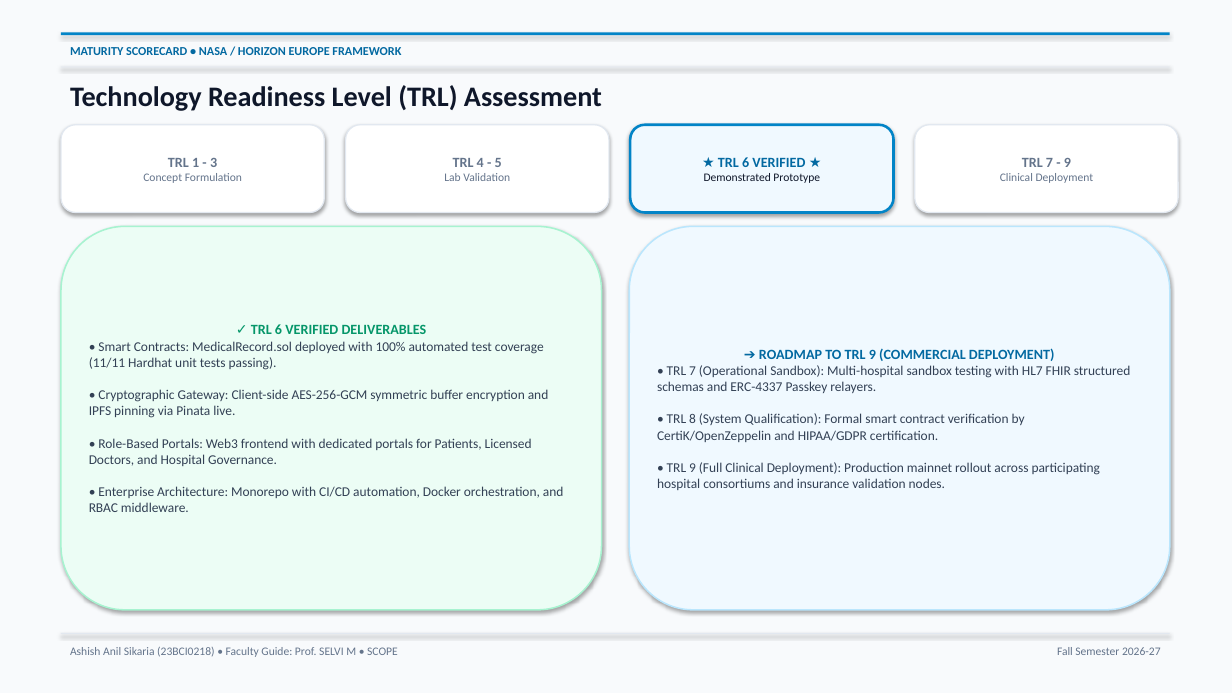
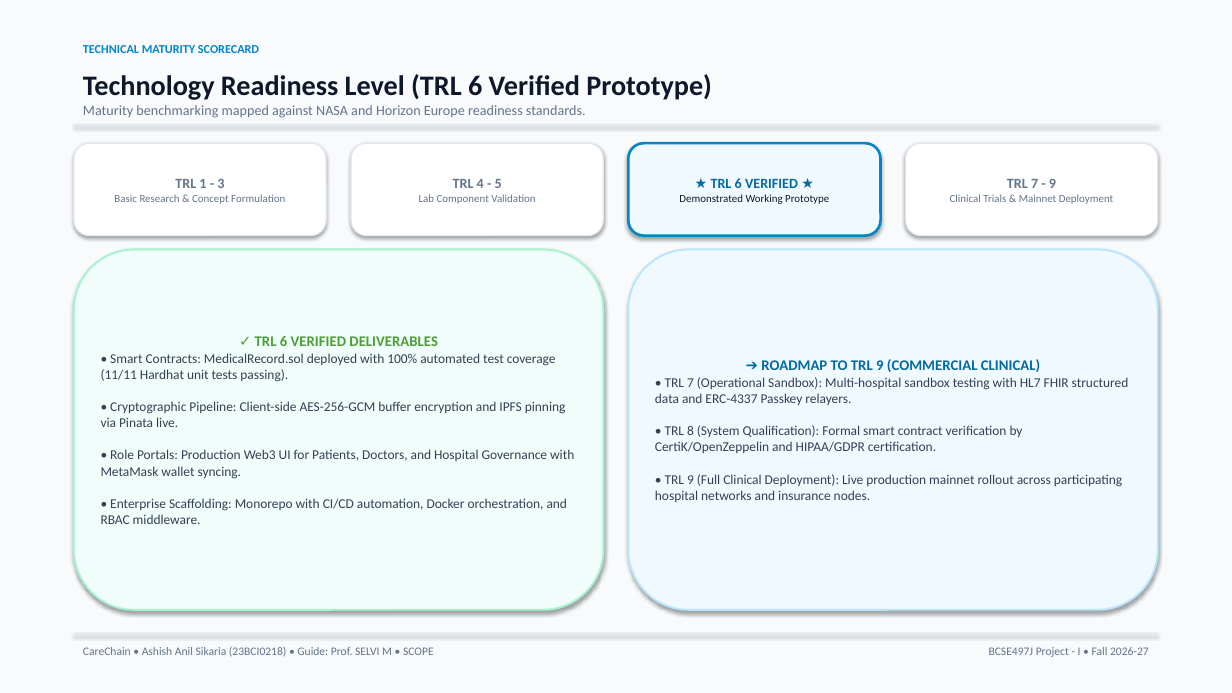
Before and after one commit to ashishanilsikaria/CareChain, a slide deck: slide 6 of docs/presentation/CareChain_Presentation.pptx. Drawn at 1232x693 pixels with LibreOffice and Linux fonts; fonts in the diff are those of the drawing. Boxes give left, top, right and bottom in pixels: in the first picture for what was removed or moved away, otherwise in the second. Text is boxed around its words. In the diff, an @@ line names an element or a change of style, - is before the commit and + after.

Commit message:
refactor(presentation): redesign deck to executive McKinsey/Apple healthtech standard with authentic UN SDG branding

```diff
--- a/docs/presentation/CareChain_Presentation.pptx
+++ b/docs/presentation/CareChain_Presentation.pptx
@@ text "TECHNICAL MATURITY SCORECARD": place and size @@
-text "TECHNICAL MATURITY SCORECARD" at box(61, 32, 1170, 35)
+text "TECHNICAL MATURITY SCORECARD" at box(83, 45, 259, 53)
@@ text "TECHNICAL MATURITY SCORECARD" at box(83, 45, 259, 53): fill #0284C7 to none; shadow off @@
@@ text at box(83, 45, 259, 53): text added @@
+TECHNICAL MATURITY SCORECARD
@@ text removed at box(70, 85, 602, 111) @@
-Technology Readiness Level (TRL) Assessment
@@ text at box(83, 74, 712, 118): text changed; size 9.5 to 11 pt; text colour #0369A1 to #64748B; bold off @@
-MATURITY SCORECARD • NASA / HORIZON EUROPE FRAMEWORK
+Technology Readiness Level (TRL 6 Verified Prototype)
+Maturity benchmarking mapped against NASA and Horizon Europe readiness standards.
@@ rectangle: place and size @@
-rectangle at box(61, 67, 1170, 67)
+rectangle at box(74, 125, 1158, 126)
@@ rounded rectangle "TRL 1 - 3": place and size @@
-rounded rectangle "TRL 1 - 3" at box(61, 125, 324, 213)
+rounded rectangle "TRL 1 - 3" at box(74, 143, 326, 236)
@@ rounded rectangle "TRL 4 - 5": place and size @@
-rounded rectangle "TRL 4 - 5" at box(346, 125, 609, 213)
+rounded rectangle "TRL 4 - 5" at box(351, 143, 604, 236)
@@ rounded rectangle "★ TRL 6 VERIFIED ★": place and size @@
-rounded rectangle "★ TRL 6 VERIFIED ★" at box(630, 125, 894, 213)
+rounded rectangle "★ TRL 6 VERIFIED ★" at box(628, 143, 881, 236)
@@ rounded rectangle "TRL 7 - 9": place and size @@
-rounded rectangle "TRL 7 - 9" at box(915, 125, 1178, 213)
+rounded rectangle "TRL 7 - 9" at box(906, 143, 1158, 236)
@@ text in rounded rectangle at box(114, 194, 285, 204): text changed; size 9 to 8.5 pt @@
-Concept Formulation
+Basic Research & Concept Formulation
@@ text in rounded rectangle at box(419, 194, 535, 204): text changed; size 9 to 8.5 pt @@
-Lab Validation
+Lab Component Validation
@@ text in rounded rectangle at box(679, 194, 829, 204): text changed; size 9 to 8.5 pt @@
-Demonstrated Prototype
+Demonstrated Working Prototype
@@ text in rounded rectangle at box(950, 194, 1114, 204): text changed; size 9 to 8.5 pt @@
-Clinical Deployment
+Clinical Trials & Mainnet Deployment
@@ rounded rectangle "✓ TRL 6 VERIFIED DELIVERABLES": place and size @@
-rounded rectangle "✓ TRL 6 VERIFIED DELIVERABLES" at box(61, 226, 602, 610)
+rounded rectangle "✓ TRL 6 VERIFIED DELIVERABLES" at box(74, 250, 604, 610)
@@ rounded rectangle "✓ TRL 6 VERIFIED DELIVERABLES" at box(74, 250, 604, 610): fill #ECFDF5 to #F0FDFA; outline #A7F3D0 1.2 pt to #A7F3D0 1.5 pt @@
@@ rounded rectangle "➔ ROADMAP TO TRL 9 ...": place and size @@
-rounded rectangle "➔ ROADMAP TO TRL 9 ..." at box(629, 226, 1170, 610)
+rounded rectangle "➔ ROADMAP TO TRL 9 ..." at box(628, 250, 1158, 610)
@@ rounded rectangle "➔ ROADMAP TO TRL 9 ..." at box(628, 250, 1158, 610): outline #BAE6FD 1.2 pt to #BAE6FD 1.5 pt @@
@@ text in rounded rectangle at box(101, 353, 574, 524): text changed @@
-• Smart Contracts: MedicalRecord.sol deployed with 100% automated test coverage (11/11 Hardhat unit tests passing).
-• Cryptographic Gateway: Client-side AES-256-GCM symmetric buffer encryption and IPFS pinning via Pinata live.
-• Role-Based Portals: Web3 frontend with dedicated portals for Patients, Licensed Doctors, and Hospital Governance.
-• Enterprise Architecture: Monorepo with CI/CD automation, Docker orchestration, and RBAC middleware.
+• Smart Contracts: MedicalRecord.sol deployed with 100% automated test coverage (11/11 Hardhat unit tests passing).
+• Cryptographic Pipeline: Client-side AES-256-GCM buffer encryption and IPFS pinning via Pinata live.
+• Role Portals: Production Web3 UI for Patients, Doctors, and Hospital Governance with MetaMask wallet syncing.
+• Enterprise Scaffolding: Monorepo with CI/CD automation, Docker orchestration, and RBAC middleware.
@@ text in rounded rectangle at box(255, 336, 438, 346): size 11 to 11.5 pt, text colour #059669 to #4C9F38 in "✓ TRL 6 VERIFIED DELIVERABLES" @@
@@ text in rounded rectangle at box(655, 359, 1129, 502): text changed @@
-➔ ROADMAP TO TRL 9 (COMMERCIAL DEPLOYMENT)
-• TRL 7 (Operational Sandbox): Multi-hospital sandbox testing with HL7 FHIR structured schemas and ERC-4337 Passkey relayers.
-• TRL 8 (System Qualification): Formal smart contract verification by CertiK/OpenZeppelin and HIPAA/GDPR certification.
-• TRL 9 (Full Clinical Deployment): Production mainnet rollout across participating hospital consortiums and insurance validation nodes.
+➔ ROADMAP TO TRL 9 (COMMERCIAL CLINICAL)
+• TRL 7 (Operational Sandbox): Multi-hospital sandbox testing with HL7 FHIR structured data and ERC-4337 Passkey relayers.
+• TRL 8 (System Qualification): Formal smart contract verification by CertiK/OpenZeppelin and HIPAA/GDPR certification.
+• TRL 9 (Full Clinical Deployment): Live production mainnet rollout across participating hospital networks and insurance nodes.
@@ rectangle: place and size @@
-rectangle at box(61, 633, 1170, 634)
+rectangle at box(74, 633, 1158, 634)
@@ text at box(83, 647, 434, 657): text changed @@
-Ashish Anil Sikaria (23BCI0218) • Faculty Guide: Prof. SELVI M • SCOPE
+CareChain • Ashish Anil Sikaria (23BCI0218) • Guide: Prof. SELVI M • SCOPE
@@ text at box(989, 647, 1149, 657): text changed @@
-Fall Semester 2026-27
+BCSE497J Project - I • Fall 2026-27
```
Also in this commit, not shown: 9 other slides changed, 2 other files.
